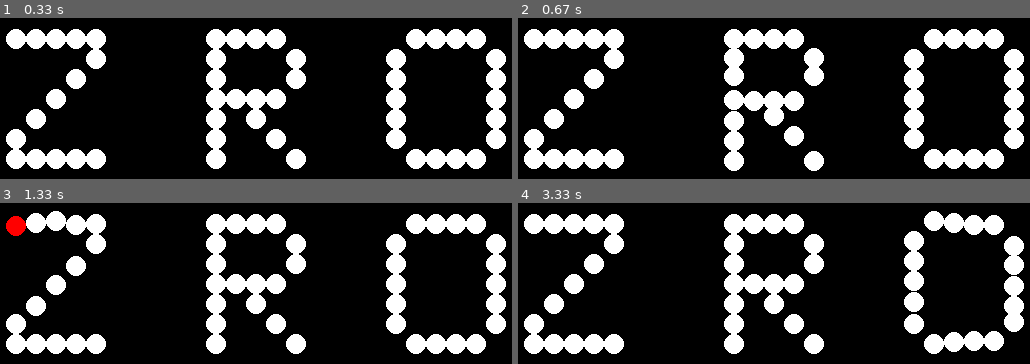
Above: before the commit, frames 1-4 (two rows, left to right).
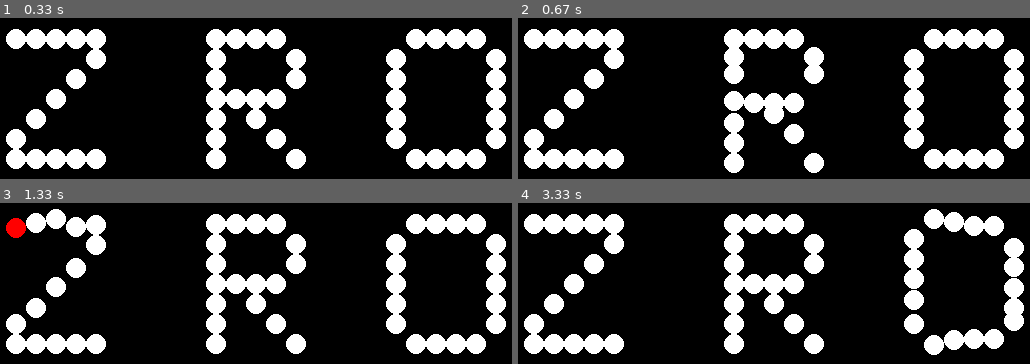
Above: after the commit, the same moments.

Repository: Muravyov/pygame-text-animation-ZRO
Game: pygame game, started from ZRO/ZRO.py
The game is run twice, just before and just after one commit, with the same random seed, the same clock (stepped at 60 frames per second) and the same inputs.
Inputs (mouse positions are in pixels of both pictures, inside the frame that each line leads up to):
- Up to frame 1 (0.33 s): no input
- Up to frame 2 (0.67 s): click (774, 138) at 0.38 s
- Up to frame 3 (1.33 s): click (261, 362) at 0.72 s; click (10, 233) at 1.05 s
- Up to frame 4 (3.33 s): click (outside the picture) at 1.38 s; click (584, 206) at 1.72 s; click (outside the picture) at 2.05 s; click (748, 222) at 2.38 s; click (outside the picture) at 2.72 s; click (983, 272) at 3.05 s

Frame 1 is identical in both runs. In frame 2, 1.0% of the frame differs, in the area x 40-60%, y 18-97%; in frame 3, 0.7%; in frame 4, 1.2%, in the area x 75-99%, y 3-95%.

Commit message:
Update ZRO.py

Diff:
--- a/ZRO/ZRO.py
+++ b/ZRO/ZRO.py
@@ -2,20 +2,20 @@
 import sys
 import math
 
-# Инициализация Pygame
+# Initialize Pygame
 pygame.init()
 
-# Настройки окна
+# Window settings
 window_size = (800, 600)
 window = pygame.display.set_mode(window_size)
-pygame.display.set_caption('Интерактивный текст ZRO с анимацией волны')
+pygame.display.set_caption('Interactive ZRO text with wave animation')
 
-# Цвета
+# Colors
 black = (0, 0, 0)
 white = (255, 255, 255)
 red = (255, 0, 0)
 
-# Координаты точек для каждой буквы (сдвиг на 60 шагов вправо)
+# Coordinates of points for each letter (shifted by 60 steps to the right)
 letters = {
     'Z': [(160, 200), (180, 200), (200, 200), (220, 200), (240, 200),
           (240, 220), (220, 240), (200, 260), (180, 280), (160, 300),
@@ -30,51 +30,51 @@
           (540, 260), (540, 240), (540, 220)],
 }
 
-# Размер точки
+# Point size
 point_radius = 10
 
-# Основной игровой цикл
+# Main game loop
 running = True
 start_time = pygame.time.get_ticks()
 while running:
-    # Обработка событий
+    # Event handling
     for event in pygame.event.get():
         if event.type == pygame.QUIT:
             running = False
 
-    # Заполнение фона черным цветом
+    # Fill the background with black color
     window.fill(black)
 
-    # Получение позиции курсора
+    # Get the cursor position
     mouse_pos = pygame.mouse.get_pos()
 
-    # Текущее время в миллисекундах
+    # Current time in milliseconds
     current_time = pygame.time.get_ticks() - start_time
 
-    # Рисование точек для каждой буквы с проверкой наведения курсора
+    # Draw points for each letter with cursor hover check
     for letter, points in letters.items():
         for i, point in enumerate(points):
-            # Вычисление расстояния от курсора до точки
+            # Calculate distance from cursor to point
             distance = math.sqrt((point[0] - mouse_pos[0]) ** 2 + (point[1] - mouse_pos[1]) ** 2)
-            if distance < 100:  # Если курсор находится в пределах 100 пикселей от точки
-                wave_offset = math.sin(current_time * 0.005 + distance / 10) * 2.5  # Уменьшенная амплитуда колебаний волны в 2.5 раза
+            if distance < 100:  # If cursor is within 100 pixels from the point
+                wave_offset = math.sin(current_time * 0.005 + distance / 10) * 5  # Sinusoidal wave with time and distance dependency
                 animated_point = (point[0], point[1] + wave_offset)
             else:
                 animated_point = point
 
-            # Изменение цвета точки при наведении
+            # Change point color on hover
             if (animated_point[0] - point_radius <= mouse_pos[0] <= animated_point[0] + point_radius) and (animated_point[1] - point_radius <= mouse_pos[1] <= animated_point[1] + point_radius):
                 color = red
             else:
                 color = white
             pygame.draw.circle(window, color, animated_point, point_radius)
 
-    # Обновление дисплея
+    # Update the display
     pygame.display.flip()
 
-    # Ограничение FPS
+    # Limit the FPS
     pygame.time.Clock().tick(60)
 
-# Завершение работы Pygame
+# Quit Pygame
 pygame.quit()
 sys.exit()
